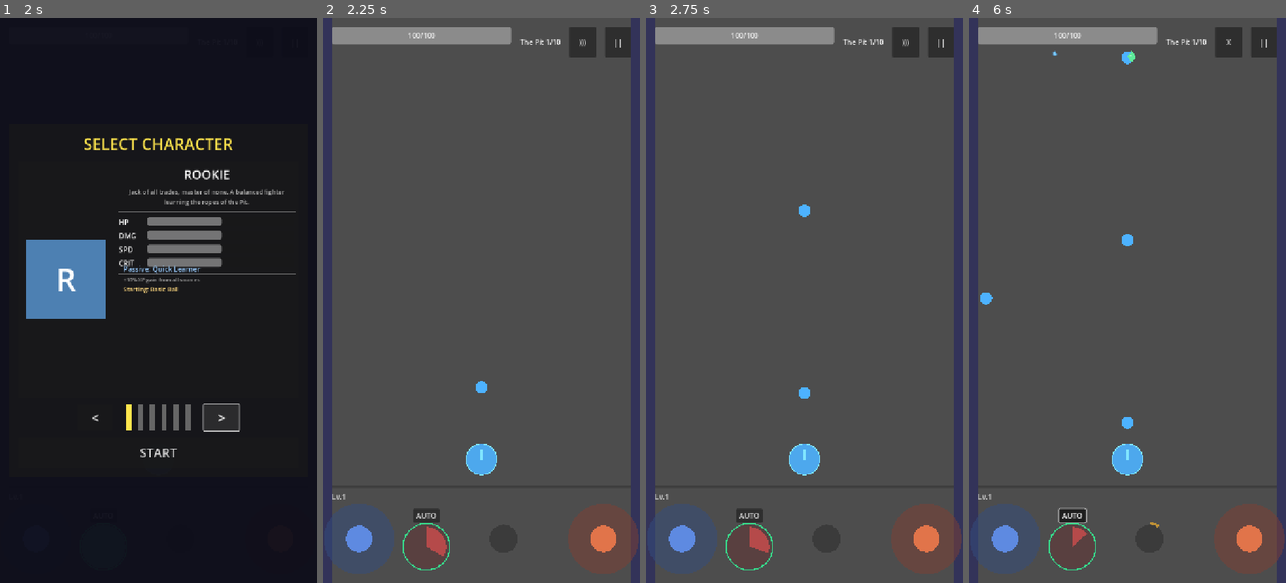
Above: before the commit, frames 1-4 (left to right).
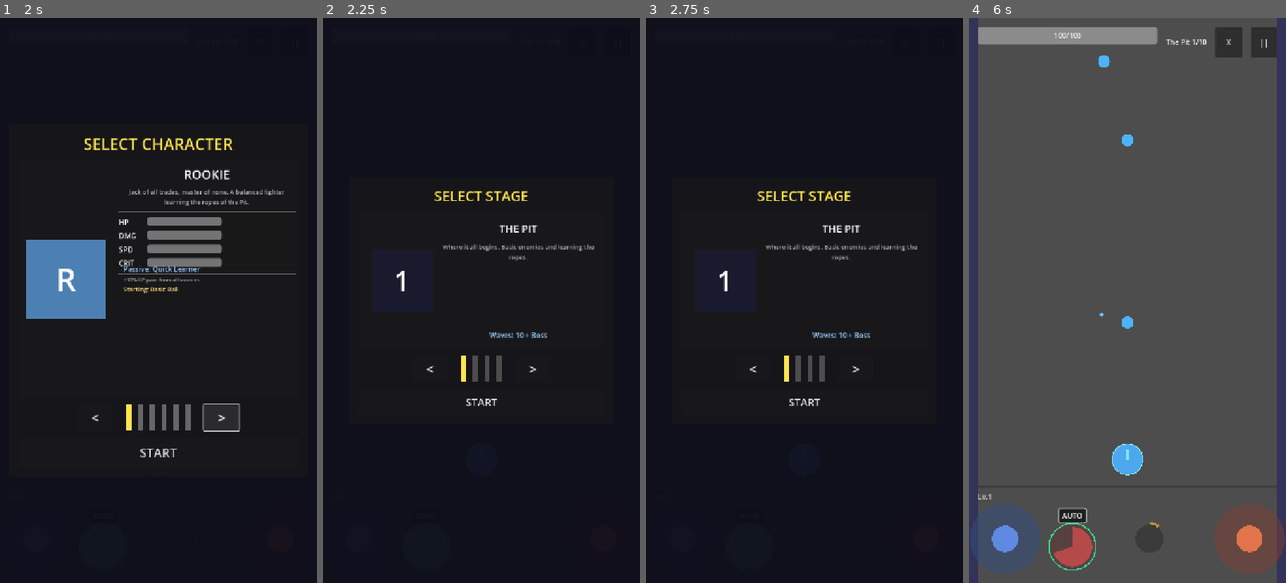
Above: after the commit, the same moments.

Repository: Randroids-Dojo/GoPit
Game: Godot game, scene res://scenes/game.tscn
The game is run twice, just before and just after one commit, with the same random seed, the same clock (stepped at 60 frames per second) and the same inputs.
Inputs (mouse positions are in pixels of both pictures, inside the frame that each line leads up to):
- Up to frame 1 (2 s): click "<" at 0.5 s; click ">" at 1.25 s
- Up to frame 2 (2.25 s): click "START" at 2 s
- Up to frame 3 (2.75 s): no input
- Up to frame 4 (6 s): click (1127, 402) at 2.75 s, where only the run after the commit has a clickable "START"; click ")))" at 3.5 s; click "||" at 4.25 s; click "Resume" at 5 s; click "AUTO" at 5.75 s

Frame 1 is identical in both runs. In frame 2, 100% of the frame differs, in the area x 0-100%, y 0-100%; in frame 3, 100%; in frame 4, 0.9%.

Commit message:
Add level select UI screen
- Add LevelSelect scene and script (similar pattern to CharacterSelect)
- Show 4 stages: The Pit, Frozen Depths, Burning Sands, Final Descent
- Track stage progress in MetaManager (highest_stage_cleared)
- Stages unlock progressively (beat previous to unlock next)
- Game flow: Character Select -> Level Select -> Start at selected stage
- Update game_controller to integrate level select
- Add 6 new tests for level select functionality

Diff:
--- a/scenes/game.tscn
+++ b/scenes/game.tscn
@@ -8,6 +8,7 @@
 [ext_resource type="Script" path="res://scripts/effects/danger_indicator.gd" id="15_danger"]
 [ext_resource type="PackedScene" uid="uid://meta_shop_scene" path="res://scenes/ui/meta_shop.tscn" id="16_meta_shop"]
 [ext_resource type="PackedScene" uid="uid://char_select_scene" path="res://scenes/ui/character_select.tscn" id="17_charselect"]
+[ext_resource type="PackedScene" uid="uid://level_select_scene" path="res://scenes/ui/level_select.tscn" id="23_levelselect"]
 [ext_resource type="Script" path="res://scripts/entities/ball_spawner.gd" id="2_spawner"]
 [ext_resource type="Script" path="res://scripts/input/virtual_joystick.gd" id="3_joystick"]
 [ext_resource type="Script" path="res://scripts/input/fire_button.gd" id="4_fire"]
@@ -748,6 +749,8 @@
 
 [node name="CharacterSelect" parent="UI" instance=ExtResource("17_charselect")]
 
+[node name="LevelSelect" parent="UI" instance=ExtResource("23_levelselect")]
+
 [node name="StageCompleteOverlay" type="CanvasLayer" parent="UI"]
 visible = false
 process_mode = 3
--- /dev/null
+++ b/scenes/ui/level_select.tscn
@@ -0,0 +1,175 @@
+[gd_scene load_steps=2 format=3 uid="uid://level_select_scene"]
+
+[ext_resource type="Script" path="res://scripts/ui/level_select.gd" id="1_levelselect"]
+
+[node name="LevelSelect" type="CanvasLayer"]
+process_mode = 3
+layer = 16
+script = ExtResource("1_levelselect")
+
+[node name="DimBackground" type="ColorRect" parent="."]
+anchors_preset = 15
+anchor_right = 1.0
+anchor_bottom = 1.0
+grow_horizontal = 2
+grow_vertical = 2
+color = Color(0.05, 0.05, 0.1, 0.95)
+
+[node name="Panel" type="Panel" parent="DimBackground"]
+layout_mode = 1
+anchors_preset = 8
+anchor_left = 0.5
+anchor_top = 0.5
+anchor_right = 0.5
+anchor_bottom = 0.5
+offset_left = -300.0
+offset_top = -280.0
+offset_right = 300.0
+offset_bottom = 280.0
+grow_horizontal = 2
+grow_vertical = 2
+
+[node name="VBoxContainer" type="VBoxContainer" parent="DimBackground/Panel"]
+layout_mode = 1
+anchors_preset = 15
+anchor_right = 1.0
+anchor_bottom = 1.0
+offset_left = 20.0
+offset_top = 20.0
+offset_right = -20.0
+offset_bottom = -20.0
+grow_horizontal = 2
+grow_vertical = 2
+theme_override_constants/separation = 15
+
+[node name="TitleLabel" type="Label" parent="DimBackground/Panel/VBoxContainer"]
+layout_mode = 2
+theme_override_colors/font_color = Color(1, 0.9, 0.3, 1)
+theme_override_font_sizes/font_size = 32
+text = "SELECT STAGE"
+horizontal_alignment = 1
+
+[node name="StagePanel" type="Panel" parent="DimBackground/Panel/VBoxContainer"]
+layout_mode = 2
+size_flags_vertical = 3
+
+[node name="PortraitContainer" type="CenterContainer" parent="DimBackground/Panel/VBoxContainer/StagePanel"]
+layout_mode = 1
+anchors_preset = 4
+anchor_top = 0.5
+anchor_bottom = 0.5
+offset_left = 20.0
+offset_top = -80.0
+offset_right = 180.0
+offset_bottom = 80.0
+
+[node name="Portrait" type="ColorRect" parent="DimBackground/Panel/VBoxContainer/StagePanel/PortraitContainer"]
+custom_minimum_size = Vector2(140, 140)
+layout_mode = 2
+color = Color(0.1, 0.1, 0.18, 1)
+
+[node name="PortraitLabel" type="Label" parent="DimBackground/Panel/VBoxContainer/StagePanel/PortraitContainer/Portrait"]
+layout_mode = 1
+anchors_preset = 15
+anchor_right = 1.0
+anchor_bottom = 1.0
+grow_horizontal = 2
+grow_vertical = 2
+theme_override_font_sizes/font_size = 64
+text = "1"
+horizontal_alignment = 1
+vertical_alignment = 1
+
+[node name="InfoContainer" type="VBoxContainer" parent="DimBackground/Panel/VBoxContainer/StagePanel"]
+layout_mode = 1
+anchors_preset = -1
+anchor_left = 0.35
+anchor_right = 1.0
+anchor_bottom = 1.0
+offset_left = -8.0
+offset_top = 20.0
+offset_right = -20.0
+offset_bottom = -20.0
+theme_override_constants/separation = 15
+
+[node name="NameLabel" type="Label" parent="DimBackground/Panel/VBoxContainer/StagePanel/InfoContainer"]
+layout_mode = 2
+theme_override_colors/font_color = Color(1, 1, 1, 1)
+theme_override_font_sizes/font_size = 24
+text = "THE PIT"
+horizontal_alignment = 1
+
+[node name="DescLabel" type="Label" parent="DimBackground/Panel/VBoxContainer/StagePanel/InfoContainer"]
+layout_mode = 2
+size_flags_vertical = 3
+theme_override_colors/font_color = Color(0.7, 0.7, 0.7, 1)
+theme_override_font_sizes/font_size = 14
+text = "Where it all begins. Basic enemies and learning the ropes."
+horizontal_alignment = 1
+autowrap_mode = 2
+
+[node name="WavesLabel" type="Label" parent="DimBackground/Panel/VBoxContainer/StagePanel/InfoContainer"]
+layout_mode = 2
+theme_override_colors/font_color = Color(0.6, 0.8, 1, 1)
+theme_override_font_sizes/font_size = 16
+text = "Waves: 10 + Boss"
+horizontal_alignment = 1
+
+[node name="NavContainer" type="HBoxContainer" parent="DimBackground/Panel/VBoxContainer"]
+layout_mode = 2
+alignment = 1
+theme_override_constants/separation = 30
+
+[node name="PrevButton" type="Button" parent="DimBackground/Panel/VBoxContainer/NavContainer"]
+custom_minimum_size = Vector2(80, 60)
+layout_mode = 2
+theme_override_font_sizes/font_size = 32
+text = "<"
+
+[node name="DotsContainer" type="HBoxContainer" parent="DimBackground/Panel/VBoxContainer/NavContainer"]
+layout_mode = 2
+alignment = 1
+theme_override_constants/separation = 15
+
+[node name="NextButton" type="Button" parent="DimBackground/Panel/VBoxContainer/NavContainer"]
+custom_minimum_size = Vector2(80, 60)
+layout_mode = 2
+theme_override_font_sizes/font_size = 32
+text = ">"
+
+[node name="StartButton" type="Button" parent="DimBackground/Panel/VBoxContainer"]
+custom_minimum_size = Vector2(0, 60)
+layout_mode = 2
+theme_override_font_sizes/font_size = 24
+text = "START"
+
+[node name="LockedOverlay" type="ColorRect" parent="DimBackground/Panel"]
+visible = false
+layout_mode = 1
+anchors_preset = 15
+anchor_right = 1.0
+anchor_bottom = 1.0
+grow_horizontal = 2
+grow_vertical = 2
+mouse_filter = 2
+color = Color(0, 0, 0, 0.7)
+
+[node name="LockLabel" type="Label" parent="DimBackground/Panel/LockedOverlay"]
+layout_mode = 1
+anchors_preset = 8
+anchor_left = 0.5
+anchor_top = 0.5
+anchor_right = 0.5
+anchor_bottom = 0.5
+offset_left = -150.0
+offset_top = -40.0
+offset_right = 150.0
+offset_bottom = 40.0
+grow_horizontal = 2
+grow_vertical = 2
+theme_override_colors/font_color = Color(1, 0.3, 0.3, 1)
+theme_override_font_sizes/font_size = 16
+text = "LOCKED
+Beat The Pit first"
+horizontal_alignment = 1
+vertical_alignment = 1
--- a/scripts/autoload/meta_manager.gd
+++ b/scripts/autoload/meta_manager.gd
@@ -10,6 +10,7 @@
 var pit_coins: int = 0
 var total_runs: int = 0
 var best_wave: int = 0
+var highest_stage_cleared: int = 0  # 0 = none, 1 = The Pit, etc.
 var unlocked_upgrades: Dictionary = {}  # upgrade_id -> level
 
 # Permanent upgrade bonuses (applied at run start)
@@ -49,6 +50,16 @@
 	if wave > best_wave:
 		best_wave = wave
 	save_data()
+
+
+func record_stage_cleared(stage_index: int) -> void:
+	if stage_index > highest_stage_cleared:
+		highest_stage_cleared = stage_index
+		save_data()
+
+
+func get_highest_stage_cleared() -> int:
+	return highest_stage_cleared
 
 
 func get_upgrade_level(upgrade_id: String) -> int:
@@ -96,6 +107,7 @@
 		"coins": pit_coins,
 		"runs": total_runs,
 		"best_wave": best_wave,
+		"highest_stage": highest_stage_cleared,
 		"upgrades": unlocked_upgrades
 	}
 
@@ -121,6 +133,7 @@
 		pit_coins = data.get("coins", 0)
 		total_runs = data.get("runs", 0)
 		best_wave = data.get("best_wave", 0)
+		highest_stage_cleared = data.get("highest_stage", 0)
 		unlocked_upgrades = data.get("upgrades", {})
 		coins_changed.emit(pit_coins)
 
@@ -129,6 +142,7 @@
 	pit_coins = 0
 	total_runs = 0
 	best_wave = 0
+	highest_stage_cleared = 0
 	unlocked_upgrades = {}
 	bonus_hp = 0
 	bonus_damage = 0.0
--- a/scripts/game/game_controller.gd
+++ b/scripts/game/game_controller.gd
@@ -19,6 +19,7 @@
 @onready var tutorial_overlay: CanvasLayer = $UI/TutorialOverlay
 @onready var danger_indicator: Control = $UI/DangerIndicator
 @onready var character_select: CanvasLayer = $UI/CharacterSelect
+@onready var level_select: CanvasLayer = $UI/LevelSelect
 @onready var background: ColorRect = $Background
 @onready var left_wall: StaticBody2D = $GameArea/Walls/LeftWall
 @onready var right_wall: StaticBody2D = $GameArea/Walls/RightWall
@@ -106,12 +107,18 @@
 	# Connect character select
 	if character_select:
 		character_select.character_selected.connect(_on_character_selected)
-		# Skip character select in headless mode (for testing)
-		if DisplayServer.get_name() == "headless":
-			GameManager.start_game()
-		else:
-			# Show character select for normal gameplay
-			character_select.show_select()
+
+	# Connect level select
+	if level_select:
+		level_select.stage_selected.connect(_on_stage_selected)
+
+	# Start game flow
+	# Skip character/level select in headless mode (for testing)
+	if DisplayServer.get_name() == "headless":
+		GameManager.start_game()
+	elif character_select:
+		# Show character select for normal gameplay
+		character_select.show_select()
 	else:
 		# Fallback: auto-start if no character select
 		GameManager.start_game()
@@ -129,6 +136,19 @@
 		ball_spawner.crit_chance = 0.0 + (GameManager.character_crit_mult - 1.0) * 0.15
 		# Set starting ball type
 		ball_spawner.set_ball_type(GameManager.character_starting_ball)
+
+	# Show level select (or start game if no level select)
+	if level_select:
+		level_select.show_select()
+	else:
+		GameManager.start_game()
+
+
+func _on_stage_selected(stage_index: int) -> void:
+	# Set starting stage in StageManager
+	if StageManager:
+		StageManager.current_stage = stage_index
+		StageManager._apply_biome()
 
 	# Start the game
 	GameManager.start_game()
@@ -397,7 +417,11 @@
 	_spawn_boss(stage)
 
 
-func _on_stage_completed(_stage: int) -> void:
+func _on_stage_completed(stage: int) -> void:
+	# Record stage completion for progression unlocks
+	if MetaManager:
+		MetaManager.record_stage_cleared(stage + 1)  # stage is 0-indexed, cleared is 1-indexed
+
 	# Resume enemy spawning for next stage
 	if enemy_spawner:
 		enemy_spawner.start_spawning()
--- /dev/null
+++ b/scripts/ui/level_select.gd
@@ -0,0 +1,156 @@
+extends CanvasLayer
+## Level/Stage selection screen - shown after character select
+
+signal stage_selected(stage_index: int)
+
+const STAGE_COLORS := [
+	Color(0.102, 0.102, 0.18),  # The Pit - dark blue
+	Color(0.15, 0.25, 0.35),    # Frozen Depths - icy blue
+	Color(0.35, 0.2, 0.1),      # Burning Sands - orange
+	Color(0.15, 0.1, 0.2),      # Final Descent - dark purple
+]
+
+const STAGE_ICONS := ["1", "2", "3", "4"]
+
+var _stages: Array[Resource] = []
+var _current_index: int = 0
+var _dots: Array[ColorRect] = []
+var _unlocked_stages: int = 1  # Start with first stage unlocked
+
+@onready var name_label: Label = $DimBackground/Panel/VBoxContainer/StagePanel/InfoContainer/NameLabel
+@onready var desc_label: Label = $DimBackground/Panel/VBoxContainer/StagePanel/InfoContainer/DescLabel
+@onready var portrait: ColorRect = $DimBackground/Panel/VBoxContainer/StagePanel/PortraitContainer/Portrait
+@onready var portrait_label: Label = $DimBackground/Panel/VBoxContainer/StagePanel/PortraitContainer/Portrait/PortraitLabel
+@onready var waves_label: Label = $DimBackground/Panel/VBoxContainer/StagePanel/InfoContainer/WavesLabel
+@onready var prev_button: Button = $DimBackground/Panel/VBoxContainer/NavContainer/PrevButton
+@onready var next_button: Button = $DimBackground/Panel/VBoxContainer/NavContainer/NextButton
+@onready var start_button: Button = $DimBackground/Panel/VBoxContainer/StartButton
+@onready var dots_container: HBoxContainer = $DimBackground/Panel/VBoxContainer/NavContainer/DotsContainer
+@onready var locked_overlay: ColorRect = $DimBackground/Panel/LockedOverlay
+@onready var lock_label: Label = $DimBackground/Panel/LockedOverlay/LockLabel
+
+
+func _ready() -> void:
+	add_to_group("level_select")
+	_load_stages()
+	_load_progress()
+	_create_dots()
+	_connect_signals()
+	_update_display()
+	visible = false
+
+
+func _load_stages() -> void:
+	_stages = [
+		preload("res://resources/biomes/the_pit.tres"),
+		preload("res://resources/biomes/frozen_depths.tres"),
+		preload("res://resources/biomes/burning_sands.tres"),
+		preload("res://resources/biomes/final_descent.tres"),
+	]
+
+
+func _load_progress() -> void:
+	# Load from MetaManager if available
+	if MetaManager:
+		_unlocked_stages = MetaManager.get_highest_stage_cleared() + 1
+		_unlocked_stages = clampi(_unlocked_stages, 1, _stages.size())
+
+
+func _create_dots() -> void:
+	for i in range(_stages.size()):
+		var dot := ColorRect.new()
+		dot.custom_minimum_size = Vector2(12, 12)
+		dot.color = Color(0.4, 0.4, 0.4)
+		dots_container.add_child(dot)
+		_dots.append(dot)
+
+
+func _connect_signals() -> void:
+	prev_button.pressed.connect(_on_prev_pressed)
+	next_button.pressed.connect(_on_next_pressed)
+	start_button.pressed.connect(_on_start_pressed)
+
+
+func show_select() -> void:
+	visible = true
+	_load_progress()  # Refresh in case progress changed
+	_update_display()
+
+
+func hide_select() -> void:
+	visible = false
+
+
+func _on_prev_pressed() -> void:
+	_current_index = (_current_index - 1 + _stages.size()) % _stages.size()
+	SoundManager.play(SoundManager.SoundType.HIT_WALL)
+	_update_display()
+
+
+func _on_next_pressed() -> void:
+	_current_index = (_current_index + 1) % _stages.size()
+	SoundManager.play(SoundManager.SoundType.HIT_WALL)
+	_update_display()
+
+
+func _on_start_pressed() -> void:
+	if not _is_stage_unlocked(_current_index):
+		SoundManager.play(SoundManager.SoundType.BLOCKED)
+		return
+
+	SoundManager.play(SoundManager.SoundType.LEVEL_UP)
+	stage_selected.emit(_current_index)
+	hide_select()
+
+
+func _is_stage_unlocked(index: int) -> bool:
+	return index < _unlocked_stages
+
+
+func _update_display() -> void:
+	if _stages.is_empty():
+		return
+
+	var stage: Biome = _stages[_current_index]
+	var is_unlocked := _is_stage_unlocked(_current_index)
+
+	# Update portrait
+	portrait.color = STAGE_COLORS[_current_index]
+	portrait_label.text = STAGE_ICONS[_current_index]
+
+	# Update name and description
+	name_label.text = stage.biome_name.to_upper()
+	desc_label.text = _get_stage_description(_current_index)
+
+	# Update waves info
+	waves_label.text = "Waves: " + str(stage.waves_before_boss) + " + Boss"
+
+	# Update dots
+	for i in range(_dots.size()):
+		if i == _current_index:
+			_dots[i].color = Color(1, 0.9, 0.3)  # Selected
+		elif i < _unlocked_stages:
+			_dots[i].color = Color(0.6, 0.6, 0.6)  # Unlocked
+		else:
+			_dots[i].color = Color(0.3, 0.3, 0.3)  # Locked
+
+	# Update locked overlay
+	locked_overlay.visible = not is_unlocked
+	if not is_unlocked:
+		lock_label.text = "LOCKED\nBeat " + _stages[_current_index - 1].biome_name + " first"
+
+	# Update start button
+	start_button.disabled = not is_unlocked
+
+
+func _get_stage_description(index: int) -> String:
+	match index:
+		0: return "Where it all begins. Basic enemies and learning the ropes."
+		1: return "Chilling depths with frozen foes. Ice hazards await."
+		2: return "Scorching desert with fire enemies. Stay cool."
+		3: return "The final challenge. Everything comes together."
+		_: return "Unknown territory."
+
+
+func get_selected_stage() -> int:
+	return _current_index
Not shown: 1 places in scenes/game.tscn that only renumber resources
Not shown, added: tests/test_level_select.py
